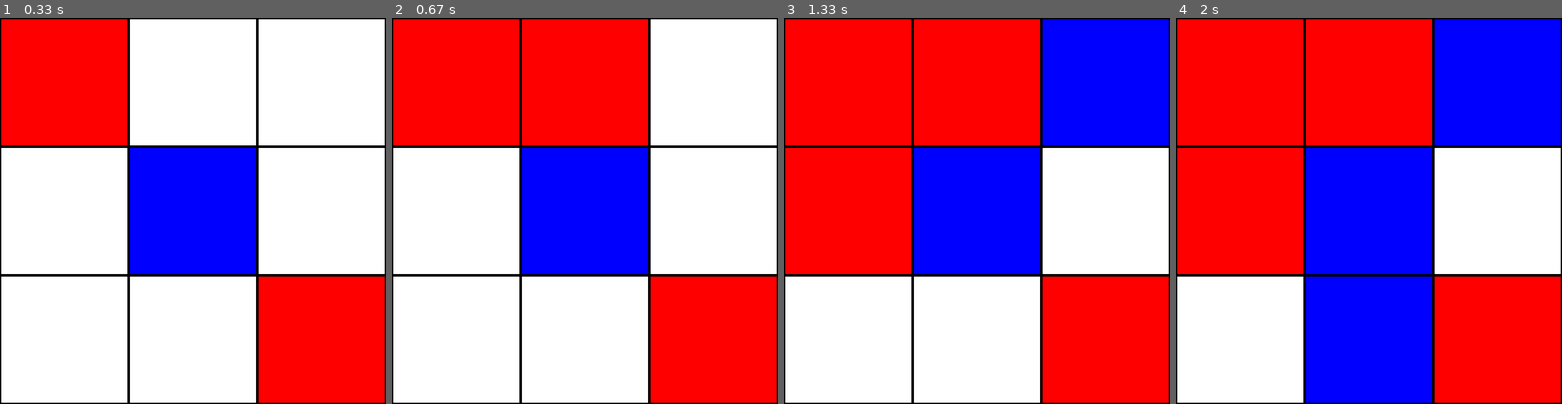
Above: before the commit, frames 1-4 (left to right).
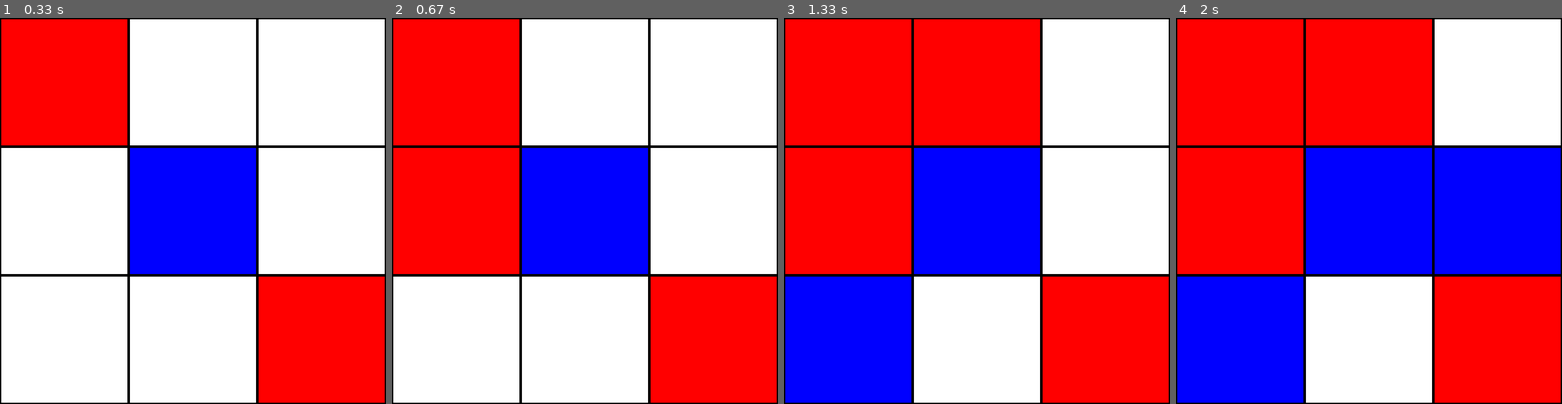
Above: after the commit, the same moments.

Repository: ryyHardy/pygame-tic-tac-toe
Game: pygame game, started from pygame-tic-tac-toe/main.py
Same seed, same stepped clock (60 frames per second), same inputs: the game is played once before the commit and once after it.
Inputs (mouse positions are in pixels of both pictures, inside the frame that each line leads up to):
- Up to frame 1 (0.33 s): no input
- Up to frame 2 (0.67 s): press the mouse at (588, 238) at 0.37 s; move the mouse to (538, 226) at 0.47 s; release the mouse at (492, 214) at 0.6 s
- Up to frame 3 (1.33 s): click (857, 299) at 0.72 s; click (984, 79) at 1.05 s
- Up to frame 4 (2 s): press the mouse at (1376, 79) at 1.37 s; move the mouse to (1446, 218) at 1.47 s; release the mouse at (1515, 357) at 1.6 s

Frame 1 is identical in both runs. In frame 2, 21% of the frame differs, in the area x 0-67%, y 0-67%; in frame 3, 21%; in frame 4, 43%, in the area x 0-100%, y 0-100%.

Commit message:
added input handling for clicking on squares

Diff:
--- a/pygame-tic-tac-toe/game.py
+++ b/pygame-tic-tac-toe/game.py
@@ -42,11 +42,11 @@
         self.turn = "O" if self.turn == "X" else "X"
 
     def _get_input(self):
-        # ! TODO: Crashes for the indices being out of bounds sometimes
         if pg.mouse.get_pressed()[0]:
             x, y = pg.mouse.get_pos()
-            row, col = math.floor(x / SQR_SIZE), math.floor(y / SQR_SIZE)
-            if not (row in range(3) or col in range(3)):
+            col, row = math.floor(x / SQR_SIZE), math.floor(y / SQR_SIZE)
+            print((row, col))
+            if (row not in range(3)) or (col not in range(3)):
                 return
             if not self.grid[row][col]:
                 self.grid[row][col] = self.turn
